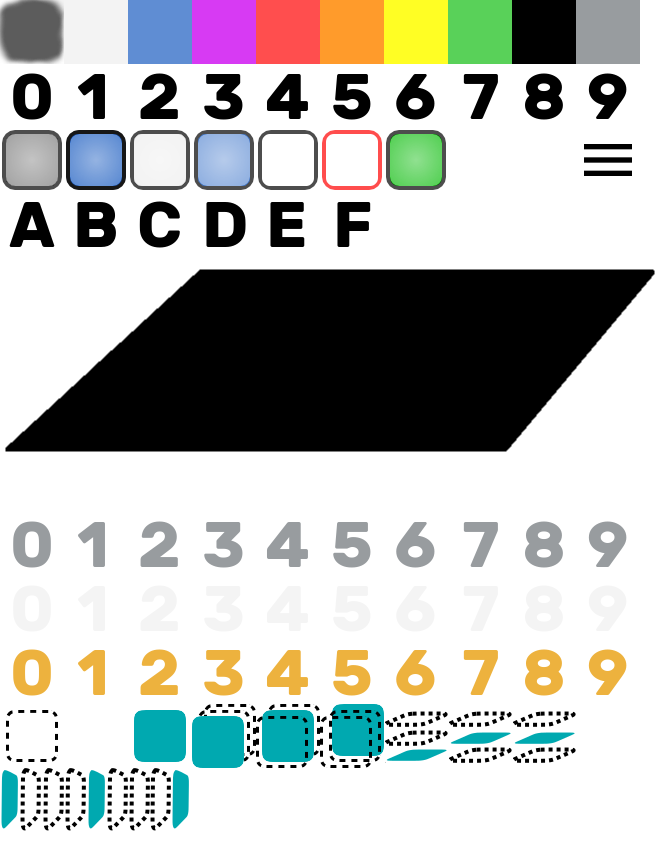
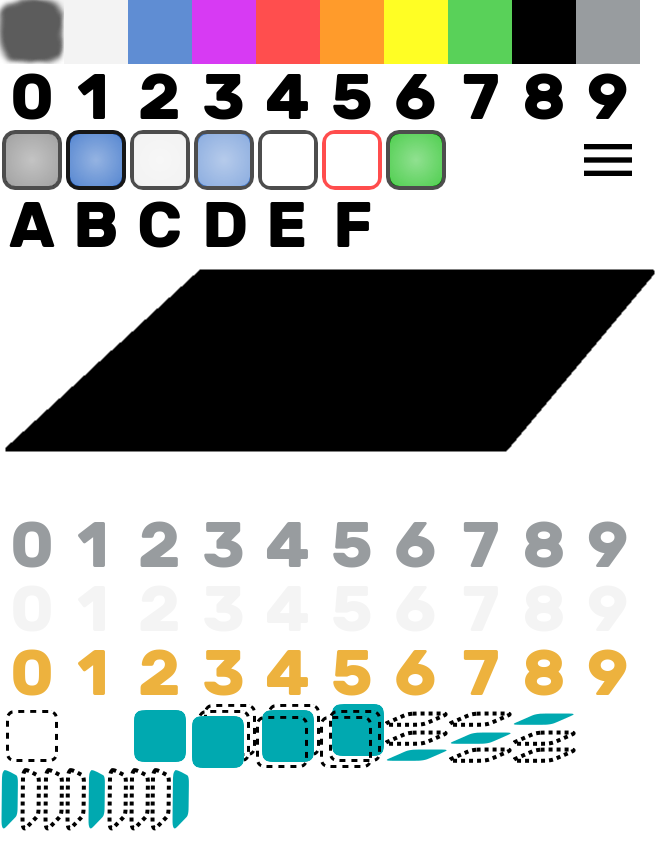
Revision of a layered 669x848 image; what changed, layer by layer:
renamed "selecty flat #2" to "dashy flat better copy #6", painted on it over [513, 730, 576, 746]
renamed "dashy flat better copy #4" to "selecty flat copy", moved it below "dashy flat better copy #6", painted on it over [513, 711, 576, 727]
